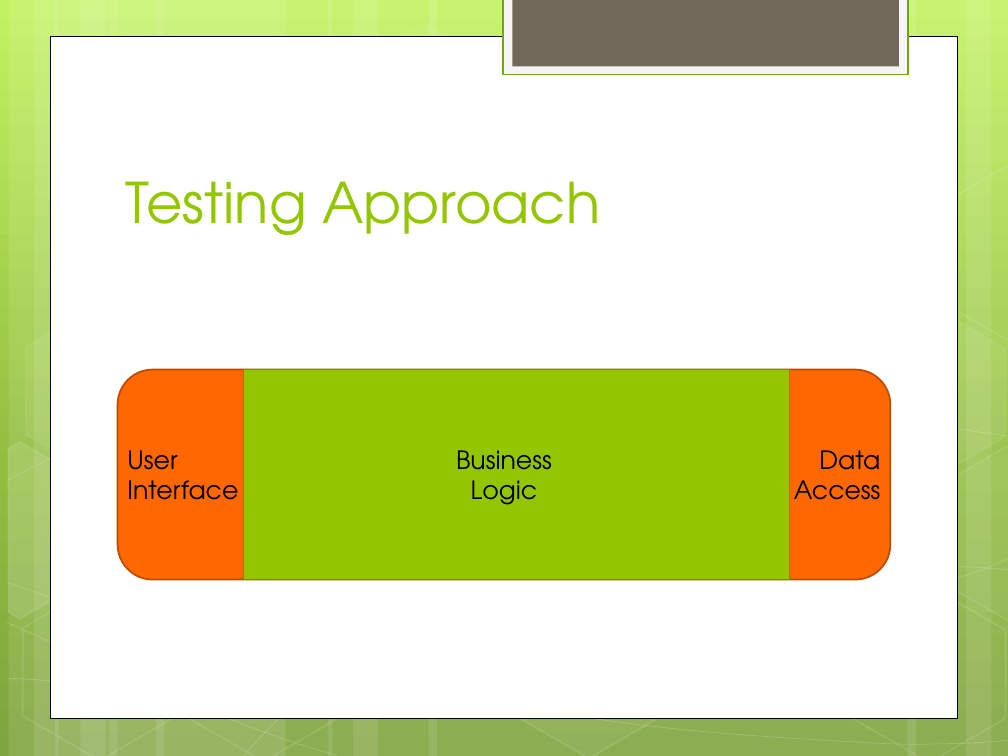
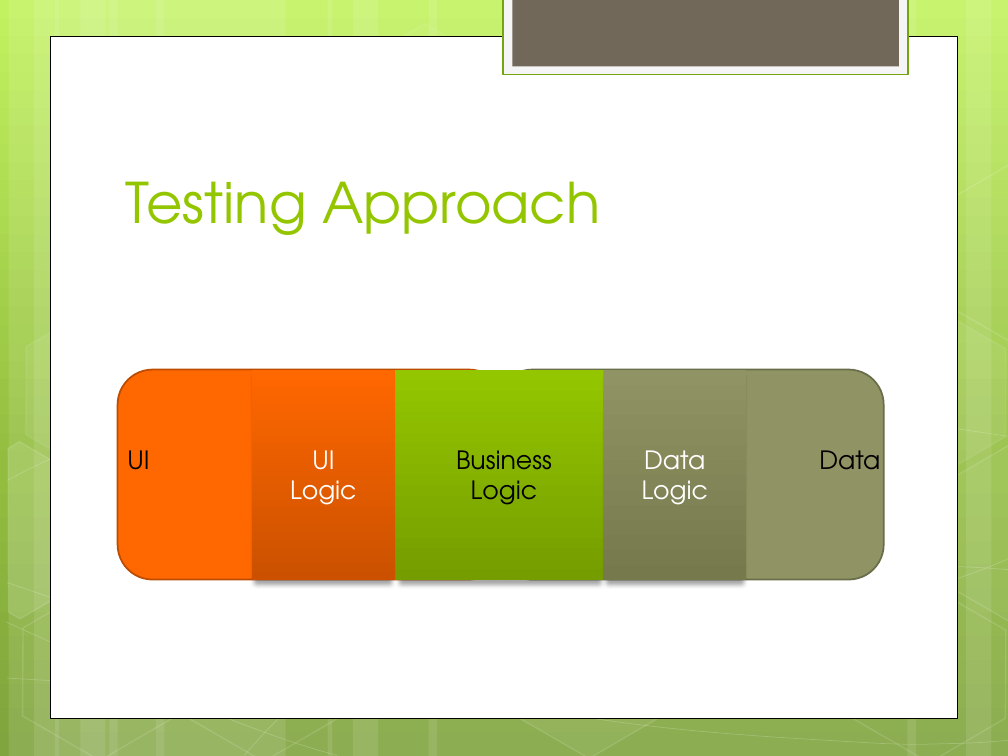
Before and after one commit to trayburn/Presentation-AdvancedTDD, a slide deck: slide 9 of Advanced Test Driven Development.pptx. Drawn at 1008x756 pixels with LibreOffice and Linux fonts; fonts in the diff are those of the drawing; background and template pictures are left out. Boxes give left, top, right and bottom in pixels: in the first picture for what was removed or moved away, otherwise in the second. Text is boxed around its words. In the diff, an @@ line names an element or a change of style, - is before the commit and + after.

```diff
--- a/Advanced Test Driven Development.pptx
+++ b/Advanced Test Driven Development.pptx
@@ rounded rectangle: place and size @@
-rounded rectangle at <box>118,370,891,580</box>
+rounded rectangle at <box>118,370,504,580</box>
@@ rectangle added at <box>252,370,395,580</box>, fill gradient #FF6700 to #CB5200, 18 pt, text #FFFFFF @@
+UI
+Logic
@@ rectangle: place and size @@
-rectangle at <box>244,370,790,580</box>
+rectangle at <box>395,370,605,580</box>
@@ rectangle at <box>395,370,605,580</box>: fill #94C600 to gradient #94C600 to #769D00; outline #6D9200 1.25 pt to none; shadow on @@
@@ rounded rectangle added at <box>497,370,883,580</box>, fill #909465, outline #6B6D4B 1.25 pt @@
@@ rectangle added at <box>604,370,747,580</box>, fill gradient #909465 to #75794C, 18 pt, text #FFFFFF @@
+Data
+Logic
@@ text at <box>127,450,149,470</box>: text changed @@
-User
-Interface
+UI
@@ text at <box>819,450,880,470</box>: text changed @@
-Data Access
+Data
```
Also in this commit, not shown: 4 other slides changed.
